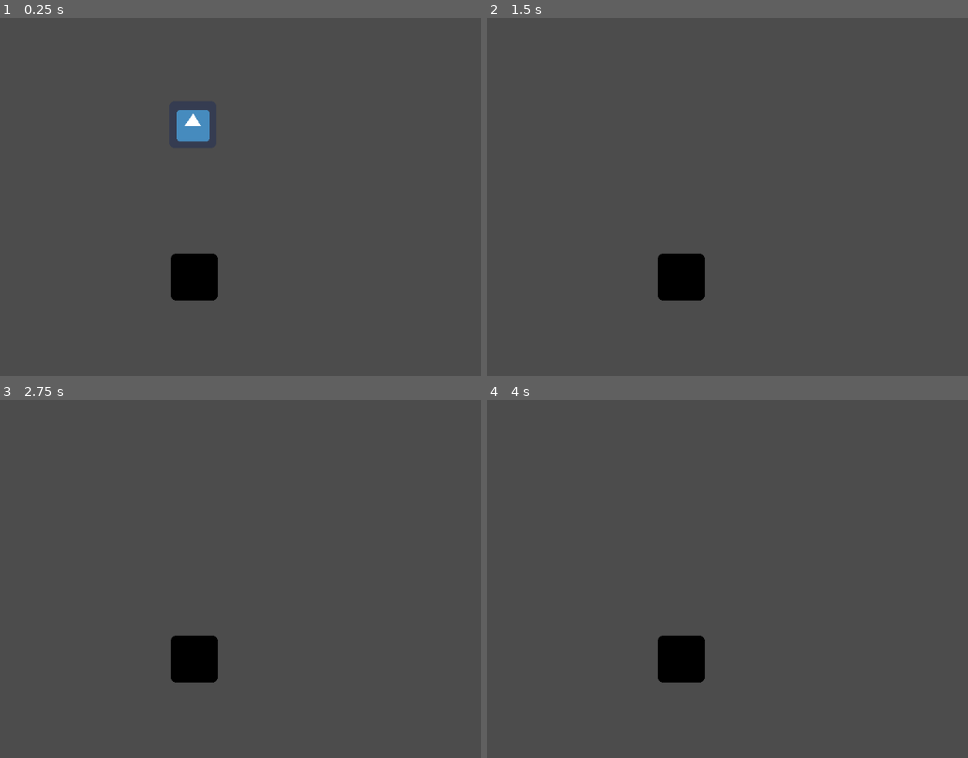
Above: before the commit, frames 1-4 (two rows, left to right).
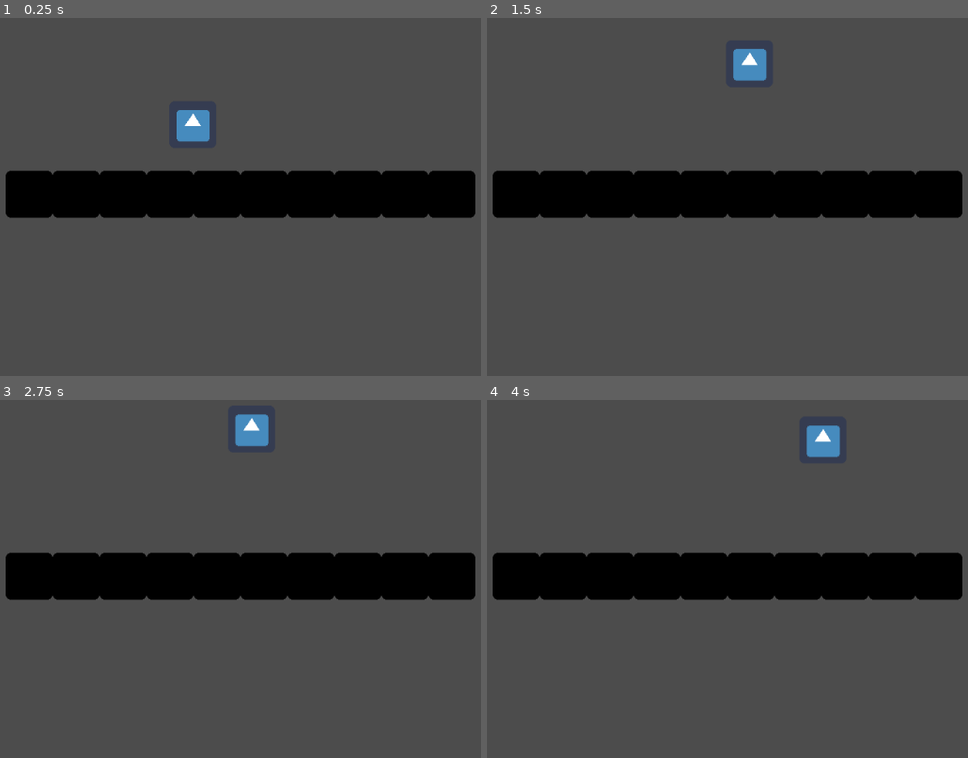
Above: after the commit, the same moments.

Repository: Aeroutak/Platformer
Game: Godot game, scene res://Scenes/Game.tscn
The game is run twice, just before and just after one commit, with the same random seed, the same clock (stepped at 60 frames per second) and the same inputs. The engine's default icon, where the game draws it, is replaced by a stand-in: a white triangle on a blue panel in a dark square.
Inputs:
- Up to frame 1 (0.25 s): no input
- Up to frame 2 (1.5 s): hold Up (ui_up) 0.53-1.28 s; hold Right (ui_right) from 0.53 s (still down); tap Up (ui_up) at 1.35 s
- Up to frame 3 (2.75 s): tap Up (ui_up) at 1.52, 1.82 s; release Right (ui_right) at 2.03 s; hold Left (ui_left) from 2.03 s (still down); hold Up (ui_up) from 2.03 s (still down)
- Up to frame 4 (4 s): release Left (ui_left) at 2.78 s; release Up (ui_up) at 2.78 s; hold Right (ui_right) from 2.78 s (still down); tap Up (ui_up) at 2.85, 3.02, 3.32 s; hold Up (ui_up) from 3.53 s (still down)

The runs differ from the first frame. In frame 1, 14% of the frame differs, in the area x 1-99%, y 42-80%; in frame 2, 15%; in frame 3, 15%, in the area x 1-99%, y 3-80%; in frame 4, 15%.

Commit message:
Added more walls and jumping mechanic

Diff:
--- a/Platformer/Scenes/Game.tscn
+++ b/Platformer/Scenes/Game.tscn
@@ -8,5 +8,37 @@
 [node name="Player" parent="." instance=ExtResource( 2 )]
 position = Vector2( 447, 237 )
 
-[node name="StaticBody2D" parent="." instance=ExtResource( 1 )]
-position = Vector2( 449, 465 )
+[node name="Node" type="Node" parent="."]
+
+[node name="Wall1" parent="Node" instance=ExtResource( 1 )]
+position = Vector2( 480, 352 )
+
+[node name="Wall2" parent="Node" instance=ExtResource( 1 )]
+position = Vector2( 672, 352 )
+
+[node name="Wall3" parent="Node" instance=ExtResource( 1 )]
+position = Vector2( 544, 352 )
+
+[node name="Wall4" parent="Node" instance=ExtResource( 1 )]
+position = Vector2( 416, 352 )
+
+[node name="Wall5" parent="Node" instance=ExtResource( 1 )]
+position = Vector2( 352, 352 )
+
+[node name="Wall6" parent="Node" instance=ExtResource( 1 )]
+position = Vector2( 608, 352 )
+
+[node name="Wall7" parent="Node" instance=ExtResource( 1 )]
+position = Vector2( 288, 352 )
+
+[node name="Wall8" parent="Node" instance=ExtResource( 1 )]
+position = Vector2( 736, 352 )
+
+[node name="Wall9" parent="Node" instance=ExtResource( 1 )]
+position = Vector2( 736, 352 )
+
+[node name="Wall10" parent="Node" instance=ExtResource( 1 )]
+position = Vector2( 224, 352 )
+
+[node name="Wall11" parent="Node" instance=ExtResource( 1 )]
+position = Vector2( 800, 352 )
--- a/Platformer/Scripts/Player.gd
+++ b/Platformer/Scripts/Player.gd
@@ -1,5 +1,6 @@
 extends KinematicBody2D
 
+const UP = Vector2(0, -1)
 var motion = Vector2()
 
 func _physics_process(delta):
@@ -12,4 +13,8 @@
 	else:
 		motion.x = 0
 
-	move_and_slide(motion)
+	if is_on_floor():
+		if Input.is_action_pressed("ui_up"):
+			motion.y = -400
+
+	motion = move_and_slide(motion, UP)
